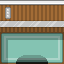
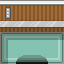
Two versions of the same layered image (64×64). Layer-by-layer changes:
painted on "Button Panel" over (x1=5, y1=7, x2=11, y2=19)
painted on "Rug" over (x1=0, y1=32, x2=64, y2=64)
